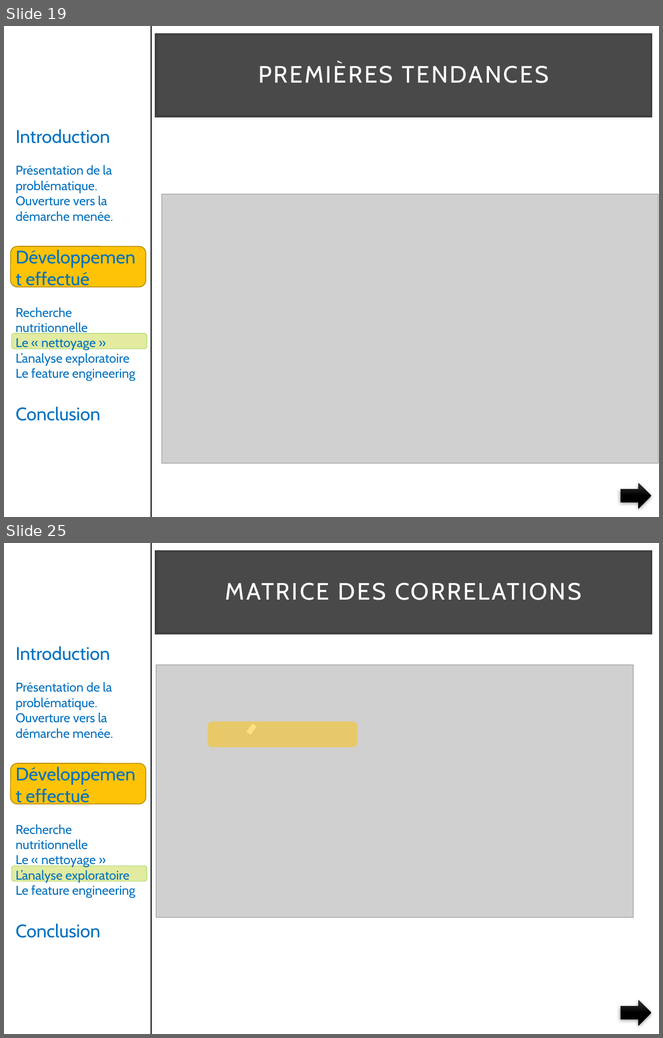
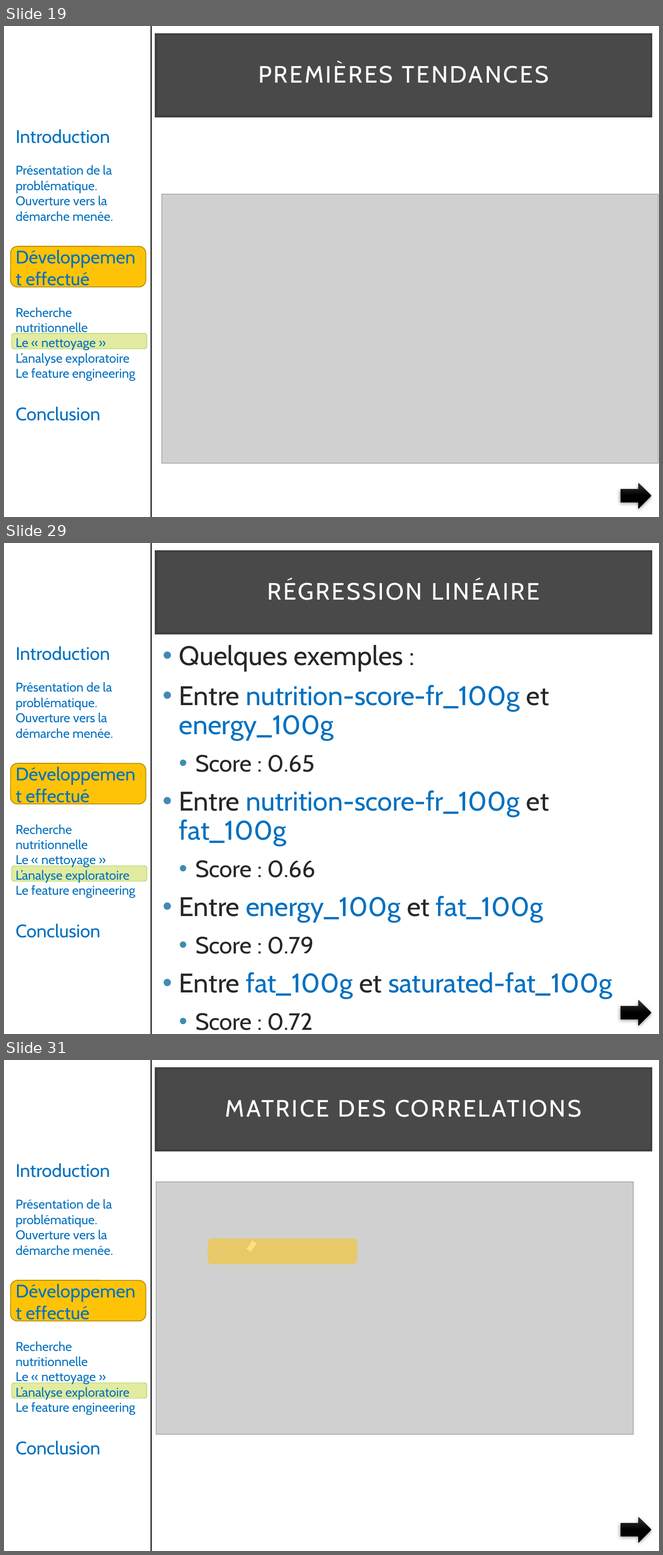
Before and after one commit to pfroide/python, a slide deck: Projet_2/presentation_v4.pptx. Shown one above the other, each under a label of ours: slides 19 and 25 before the commit, slides 19, 29 and 31 after it; the slides between them are not shown. The pictures are 663x1038 and 663x1555 pixels, drawn with LibreOffice and Linux fonts; fonts in the diff are those of the drawing; grey boxes stand for pictures. Boxes give left, top, right and bottom in pixels: in the first picture for what was removed or moved away, otherwise in the second. Text is boxed around its words. In the diff, an @@ line names an element or a change of style, - is before the commit and + after.

```diff
--- a/Projet_2/presentation_v4.pptx
+++ b/Projet_2/presentation_v4.pptx
@@ slide 29 added at bbox=[4, 543, 659, 1034], background #FFFFFF; not listed: 4 template elements that a slide beside it also shows @@
@@ title added at bbox=[156, 551, 651, 633], fill #0D0D0D at 75% opacity, outline #404040 2.5 pt, 26 pt, text #FFFFFF @@
+RÉGRESSION LINÉAIRE
@@ text added at bbox=[179, 645, 612, 1031], 29.6 pt, text #0070C0 @@
+• Quelques exemples :
+• Entre nutrition-score-fr_100g et energy_100g
+  • Score : 0.65
+• Entre nutrition-score-fr_100g et fat_100g
+  • Score : 0.66
+• Entre energy_100g et fat_100g
+  • Score : 0.79
+• Entre fat_100g et saturated-fat_100g
+  • Score : 0.72
@@ right arrow added at bbox=[621, 1000, 651, 1026], fill gradient #393939 to #000000 @@
@@ what was slide 25 is now slide 31 @@
```
Also in this commit, not shown: 5 slides changed, 8 other slides added, 3 slides removed.
